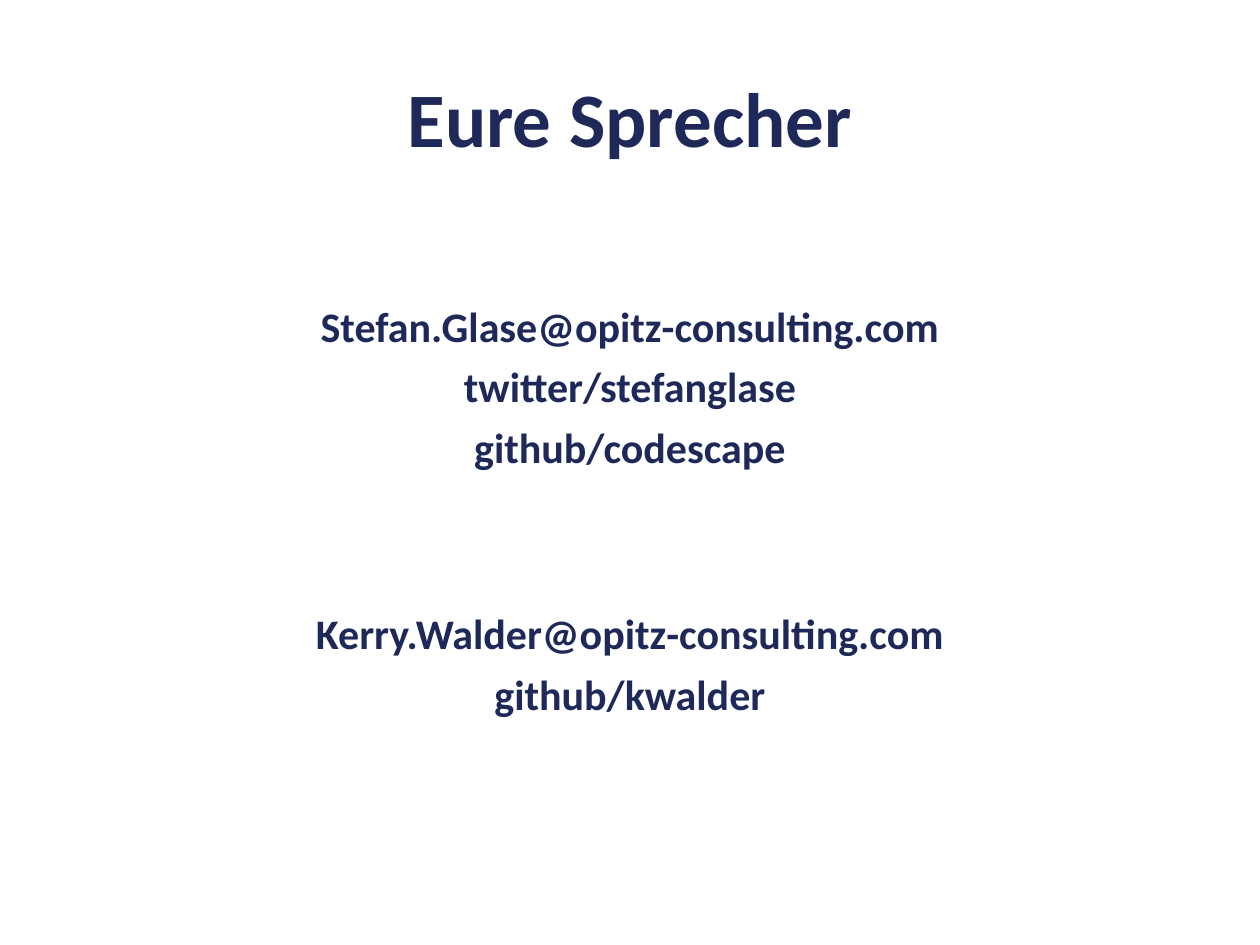
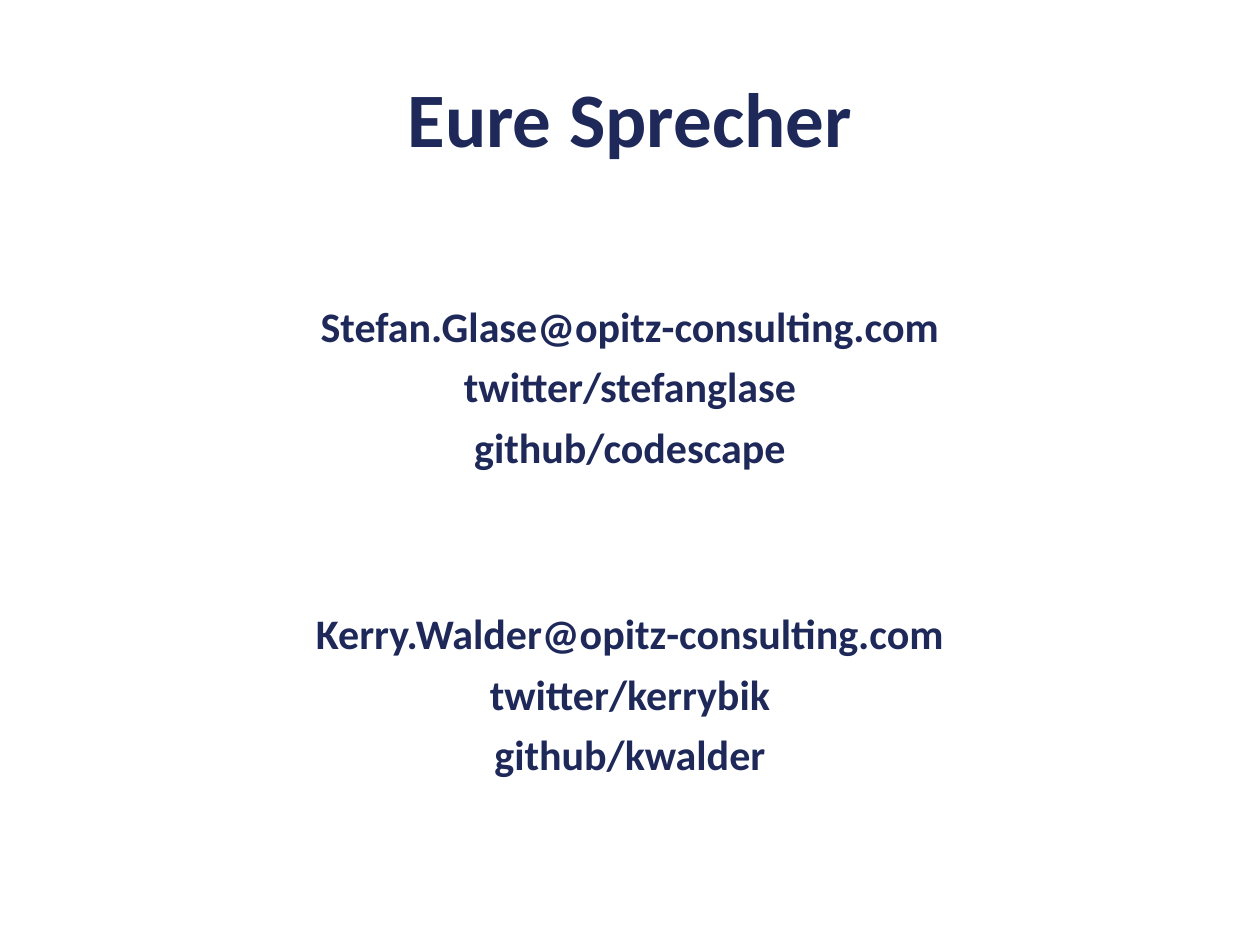
Before and after one commit to opitzconsulting/newsletter-grails-angular, a slide deck: slide 2 of Presentation.pptx. Drawn at 1260x945 pixels with LibreOffice and Linux fonts; fonts in the diff are those of the drawing; background and template pictures are left out. Boxes give left, top, right and bottom in pixels: in the first picture for what was removed or moved away, otherwise in the second. Text is boxed around its words. In the diff, an @@ line names an element or a change of style, - is before the commit and + after.

Commit message:
add twitter handle

```diff
--- a/Presentation.pptx
+++ b/Presentation.pptx
@@ text at (490, 680, 770, 717): paragraph added @@
+twitter/kerrybik
```
